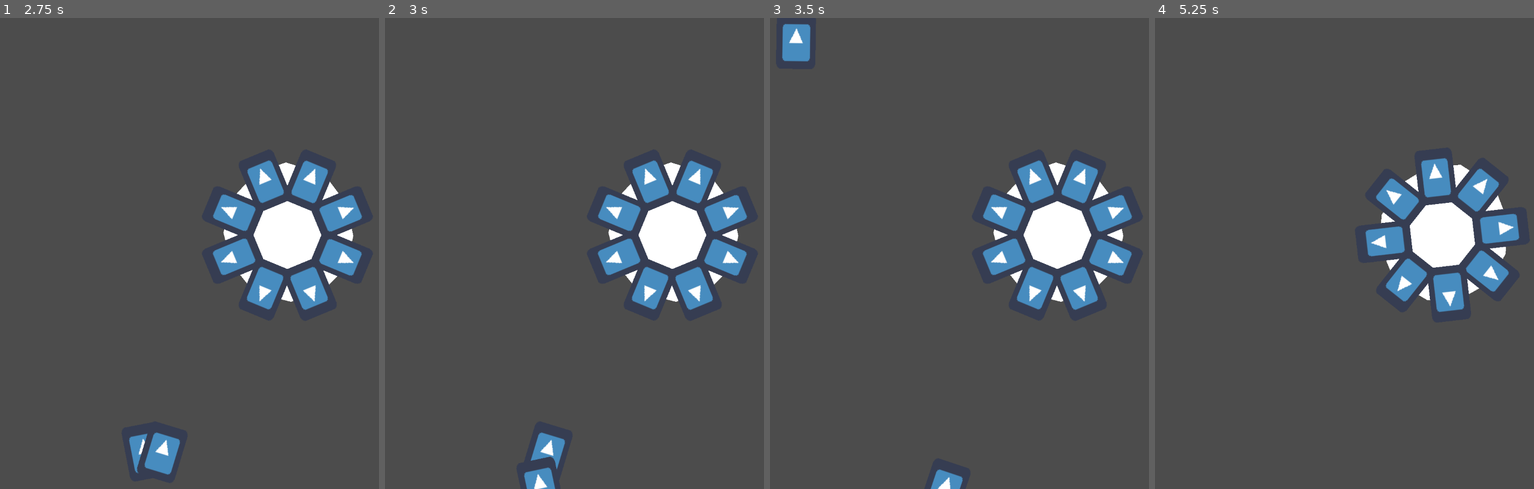
Above: before the commit, frames 1-4 (left to right).
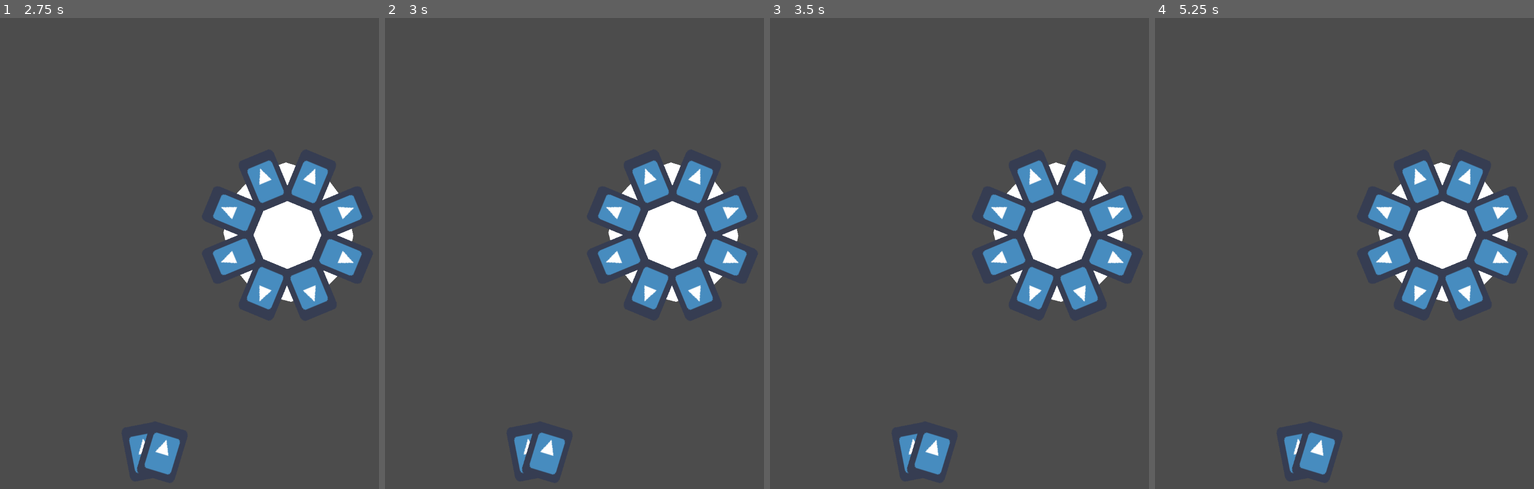
Above: after the commit, the same moments.

Repository: AbeVos/ggj-2022
Game: Godot game, scene res://Board.tscn
The game is run twice, just before and just after one commit, with the same random seed, the same clock (stepped at 60 frames per second) and the same inputs. The engine's default icon, where the game draws it, is replaced by a stand-in: a white triangle on a blue panel in a dark square.
Inputs (mouse positions are in pixels of both pictures, inside the frame that each line leads up to):
- Up to frame 1 (2.75 s): move the mouse to (318, 229) at 0.52 s; click (318, 229) at 0.67 s; tap Enter at 1.25 s; drag from (128, 460) to (341, 258) at 1.27 s; move the mouse to (261, 149) at 2.02 s; click (261, 149) at 2.17 s
- Up to frame 2 (3 s): tap Space at 2.75 s; drag from (574, 347) to (695, 291) at 2.77 s
- Up to frame 3 (3.5 s): no input
- Up to frame 4 (5.25 s): move the mouse to (1511, 324) at 3.52 s; click (1511, 324) at 3.67 s; drag from (1227, 182) to (1420, 291) at 4.27 s; move the mouse to (1393, 253) at 5.02 s; click (1393, 253) at 5.17 s

Frame 1 is identical in both runs. In frame 2, 0.7% of the frame differs, in the area x 34-46%, y 88-100%; in frame 3, 1.6%; in frame 4, 6.2%, in the area x 34-97%, y 29-97%.
Error after the commit: Parse Error: Unexpected indentation. (res://handcards/discard-pile.gd:4)

Commit message:
Update discard-pile.gd

Diff:
--- a/handcards/discard-pile.gd
+++ b/handcards/discard-pile.gd
@@ -1,11 +1,10 @@
-
 extends Control
 signal action_ended(turn, result)
 signal hand_discarded
-
-export(NodePath) var cards_path
+	@@ -6,7 +7,6 @@ export(NodePath) var cards_path
 
 var tween
+
 
 func _ready():
 	tween = Tween.new()
